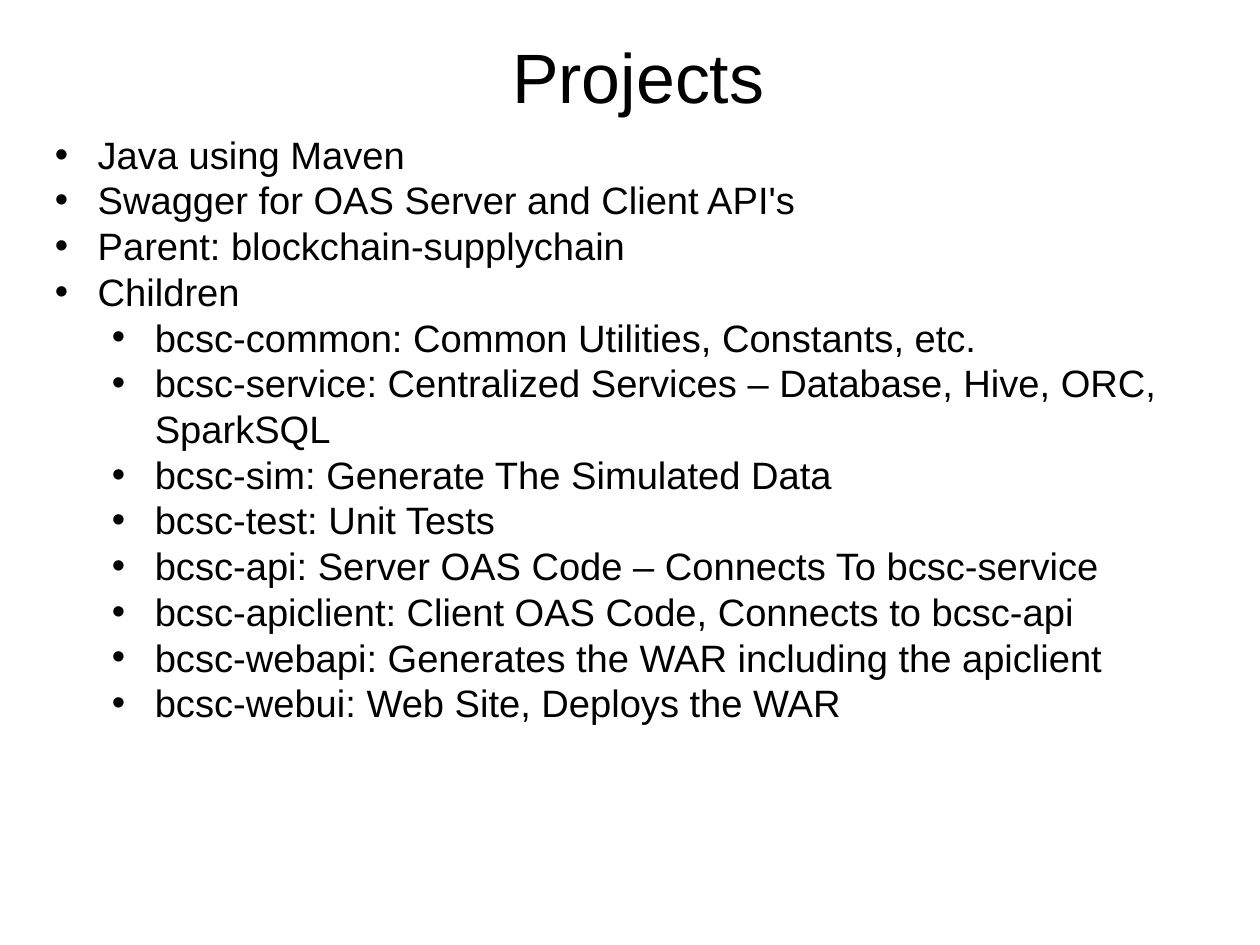
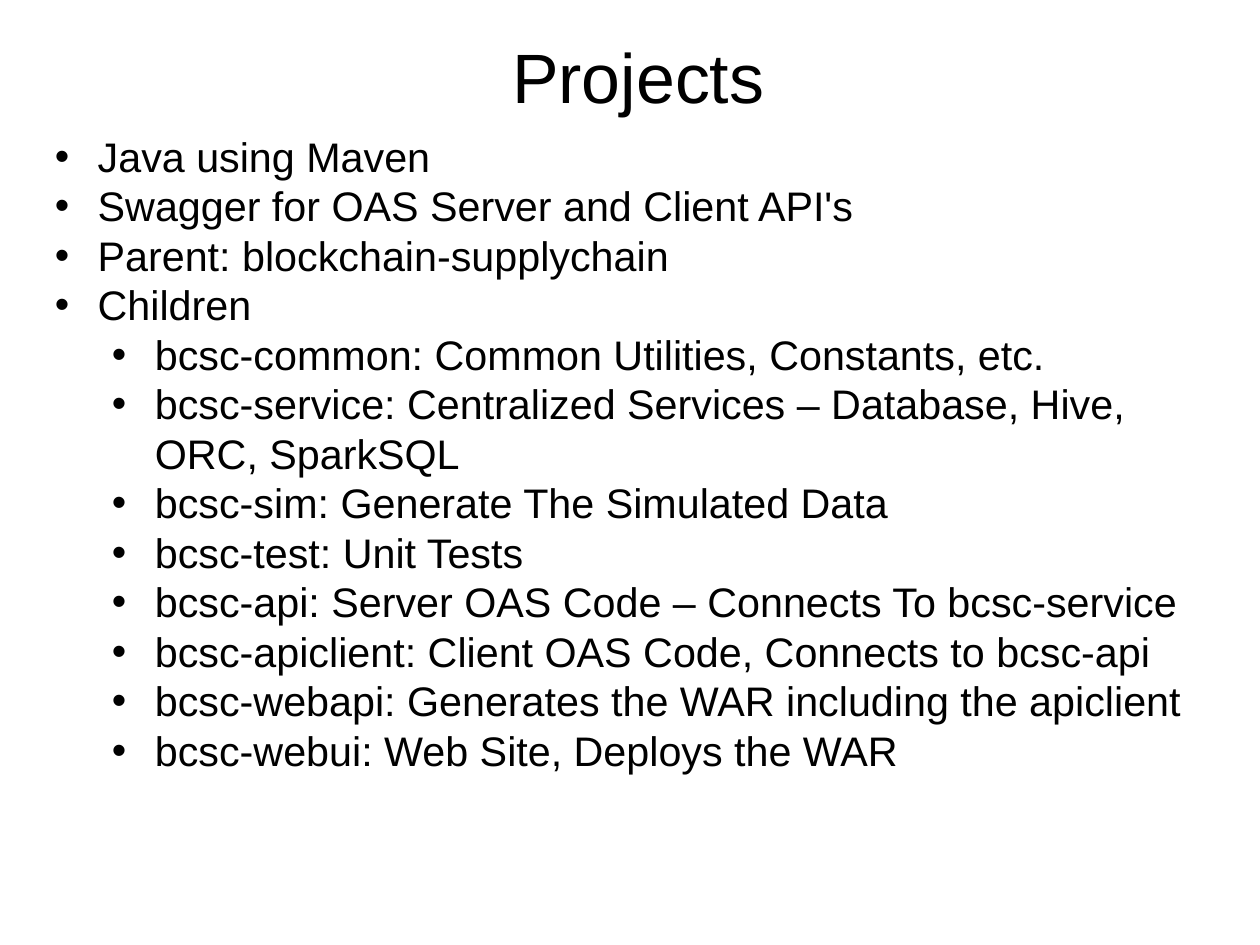
Before and after one commit to petezybrick/blockchain-supplychain, a slide deck: slide 48 of src/site/markdown/bcsc.pptx. Drawn at 1260x945 pixels with LibreOffice and Linux fonts; fonts in the diff are those of the drawing. Boxes give left, top, right and bottom in pixels: in the first picture for what was removed or moved away, otherwise in the second. Text is boxed around its words. In the diff, an @@ line names an element or a change of style, - is before the commit and + after.

```diff
--- a/src/site/markdown/bcsc.pptx
+++ b/src/site/markdown/bcsc.pptx
@@ text "Java using Maven" at box(98, 142, 1180, 774): size 24 to 26 pt @@
```
Also in this commit, not shown: 1 other slide changed.
